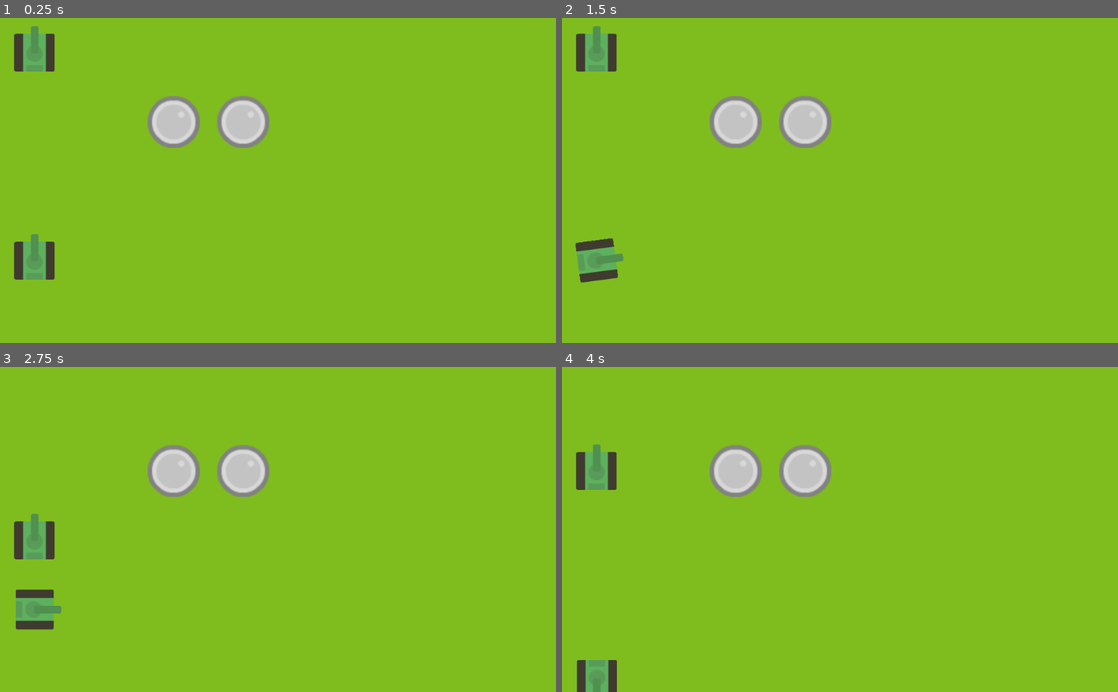
Above: before the commit, frames 1-4 (two rows, left to right).
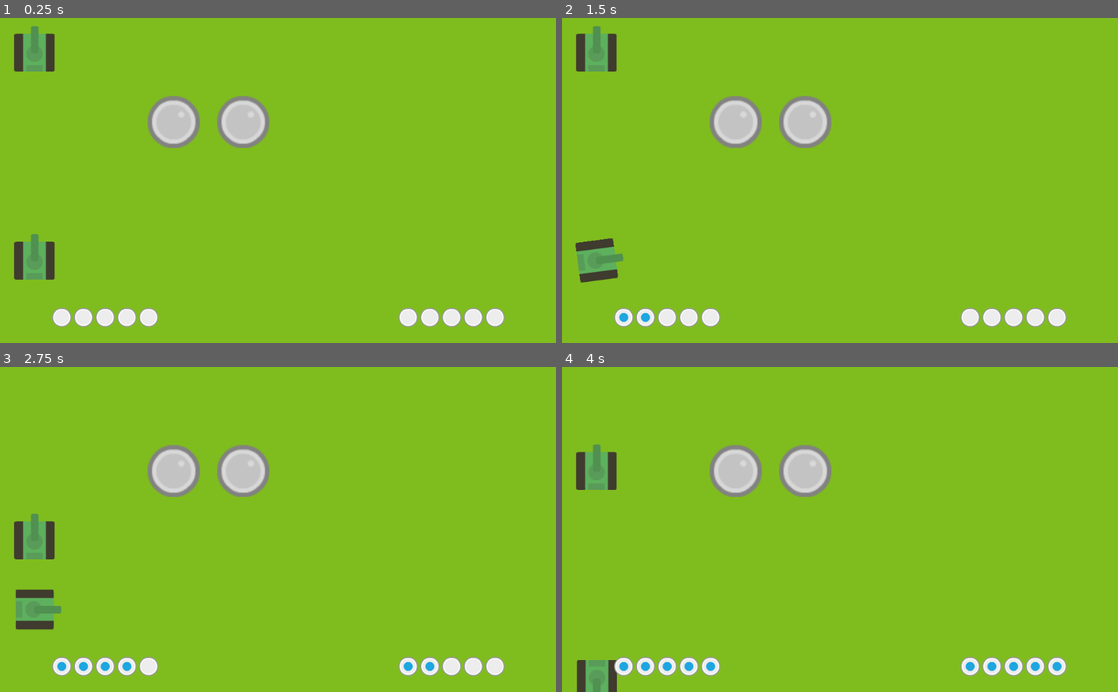
Above: after the commit, the same moments.

Repository: lendroit/tanktank
Game: Godot game, scene res://World.tscn
Same seed, same stepped clock (60 frames per second), same inputs: the game is played once before the commit and once after it.
Inputs:
- Up to frame 1 (0.25 s): no input
- Up to frame 2 (1.5 s): tap Enter (end_turn_p1) at 0.5 s; hold Right (rotate_right_p1) 0.53-1.28 s; hold Enter (end_turn_p1) 0.53-1.28 s; tap E (end_turn_p2) at 0.8, 1.35 s; tap Space (shoot_p1) at 1.25 s; hold Down (move_backward_p1) from 1.28 s (still down)
- Up to frame 3 (2.75 s): tap S (move_backward_p2) at 1.55 s; release Down (move_backward_p1) at 2.03 s; hold Right (rotate_right_p1) from 2.03 s (still down); hold S (move_backward_p2) from 2.03 s (still down); tap Up (move_frontward_p1) at 2.3 s
- Up to frame 4 (4 s): release S (move_backward_p2) at 2.78 s; tap Up (move_frontward_p1) at 2.85 s; tap Z (move_frontward_p2) at 3.05 s; release Right (rotate_right_p1) at 3.53 s; hold Left (rotate_left_p1) from 3.53 s (still down); hold Z (move_frontward_p2) from 3.53 s (still down); tap Q (rotate_left_p2) at 3.8 s

The runs differ from the first frame. In frame 1, 1.7% of the frame differs, in the area x 9-91%, y 89-96%; in frame 2, 1.7%; in frame 3, 1.7%; in frame 4, 1.7%.

Commit message:
feature: add simple UI

Diff:
--- a/Grid.gd
+++ b/Grid.gd
@@ -1,5 +1,7 @@
 extends TileMap
 class_name Grid
+
+signal execute_actions
 
 const HEIGHT = 5
 const WIDTH = 8
@@ -120,6 +122,7 @@
 	number_of_remaining_actions_to_execute_this_turn = 5
 	player_1_ready = false
 	player_2_ready = false
+	emit_signal("execute_actions")
 	timer.start()
 
 
--- a/Tank/Tank.tscn
+++ b/Tank/Tank.tscn
@@ -4,9 +4,6 @@
 [ext_resource path="res://Tank/Assets/barrelGreen.png" type="Texture" id=2]
 [ext_resource path="res://Tank/Tank.gd" type="Script" id=3]
 [ext_resource path="res://Laser/Laser.tscn" type="PackedScene" id=4]
-
-
-
 
 [node name="Tank" type="Node2D"]
 script = ExtResource( 3 )
--- a/Tank/Tank1Input.gd
+++ b/Tank/Tank1Input.gd
@@ -1,4 +1,6 @@
 extends Node2D
+
+signal add_action
 
 onready var parent = get_parent()
 
@@ -7,16 +9,22 @@
 		return
 
 	if event.is_action_pressed("rotate_right_p1"):
-		parent.actions_queue.append(parent.Actions.ROTATE_RIGHT)
+		add_action(parent.Actions.ROTATE_RIGHT)
 
 	if event.is_action_pressed("rotate_left_p1"):
-		parent.actions_queue.append(parent.Actions.ROTATE_LEFT)
+		add_action(parent.Actions.ROTATE_LEFT)
 
 	if event.is_action_pressed("move_frontward_p1"):
-		parent.actions_queue.append(parent.Actions.MOVE_FRONTWARD)
+		add_action(parent.Actions.MOVE_FRONTWARD)
 
 	if event.is_action_pressed("move_backward_p1"):
-		parent.actions_queue.append(parent.Actions.MOVE_BACKWARD)
+		add_action(parent.Actions.MOVE_BACKWARD)
 
 	if event.is_action_pressed("shoot_p1"):
-		parent.actions_queue.append(parent.Actions.SHOOT)
+		add_action(parent.Actions.SHOOT)
+
+
+func add_action(action):
+	# TODO this will still add an action while executing them
+	parent.actions_queue.append(action)
+	emit_signal("add_action")
--- a/Tank/Tank2Input.gd
+++ b/Tank/Tank2Input.gd
@@ -1,4 +1,6 @@
 extends Node2D
+
+signal add_action
 
 onready var parent = get_parent()
 
@@ -7,16 +9,20 @@
 		return
 
 	if event.is_action_pressed("rotate_right_p2"):
-		parent.actions_queue.append(parent.Actions.ROTATE_RIGHT)
+		add_action(parent.Actions.ROTATE_RIGHT)
 
 	if event.is_action_pressed("rotate_left_p2"):
-		parent.actions_queue.append(parent.Actions.ROTATE_LEFT)
+		add_action(parent.Actions.ROTATE_LEFT)
 
 	if event.is_action_pressed("move_frontward_p2"):
-		parent.actions_queue.append(parent.Actions.MOVE_FRONTWARD)
+		add_action(parent.Actions.MOVE_FRONTWARD)
 
 	if event.is_action_pressed("move_backward_p2"):
-		parent.actions_queue.append(parent.Actions.MOVE_BACKWARD)
+		add_action(parent.Actions.MOVE_BACKWARD)
 
 	if event.is_action_pressed("shoot_p2"):
-		parent.actions_queue.append(parent.Actions.SHOOT)
+		add_action(parent.Actions.SHOOT)
+
+func add_action(action):
+	parent.actions_queue.append(action)
+	emit_signal("add_action")
--- /dev/null
+++ b/UI/ActionIndicator.gd
@@ -0,0 +1,16 @@
+extends TextureRect
+
+var active_texture = preload("res://UI/blue_boxTick.png")
+var inactive_texture = preload("res://UI/grey_circle.png")
+
+var is_active = false
+
+# TODO needs a P1/P2 color mode
+
+func enable():
+	self.texture = active_texture
+	is_active = true
+
+func disable():
+	self.texture = inactive_texture
+	is_active = false
--- /dev/null
+++ b/UI/ActionIndicator.tscn
@@ -0,0 +1,13 @@
+[gd_scene load_steps=3 format=2]
+
+[ext_resource path="res://UI/grey_circle.png" type="Texture" id=1]
+[ext_resource path="res://UI/ActionIndicator.gd" type="Script" id=2]
+
+[node name="ActionIndicator" type="TextureRect"]
+margin_right = 36.0
+margin_bottom = 36.0
+texture = ExtResource( 1 )
+script = ExtResource( 2 )
+__meta__ = {
+"_edit_use_anchors_": false
+}
--- /dev/null
+++ b/UI/ActionIndicatorContainer.gd
@@ -0,0 +1,11 @@
+extends HBoxContainer
+
+func add_action():
+	for action_indicator in get_children():
+		if !action_indicator.is_active:
+			action_indicator.enable()
+			return
+
+func clear_actions():
+	for action_indicator in get_children():
+		action_indicator.disable()
--- /dev/null
+++ b/UI/ActionIndicatorContainer.tscn
@@ -0,0 +1,31 @@
+[gd_scene load_steps=3 format=2]
+
+[ext_resource path="res://UI/ActionIndicatorContainer.gd" type="Script" id=1]
+[ext_resource path="res://UI/ActionIndicator.tscn" type="PackedScene" id=3]
+
+[node name="P2ActionIndicator" type="HBoxContainer"]
+margin_left = 638.0
+margin_right = 834.0
+margin_bottom = 36.0
+script = ExtResource( 1 )
+__meta__ = {
+"_edit_use_anchors_": false
+}
+
+[node name="1" parent="." instance=ExtResource( 3 )]
+
+[node name="2" parent="." instance=ExtResource( 3 )]
+margin_left = 40.0
+margin_right = 76.0
+
+[node name="3" parent="." instance=ExtResource( 3 )]
+margin_left = 80.0
+margin_right = 116.0
+
+[node name="4" parent="." instance=ExtResource( 3 )]
+margin_left = 120.0
+margin_right = 156.0
+
+[node name="5" parent="." instance=ExtResource( 3 )]
+margin_left = 160.0
+margin_right = 196.0
--- /dev/null
+++ b/UI/GUI.gd
@@ -0,0 +1,14 @@
+extends MarginContainer
+
+onready var p1_action_indicator_container = $Container/P1ActionIndicator
+onready var p2_action_indicator_container = $Container/P2ActionIndicator
+
+func clear_actions():
+	p1_action_indicator_container.clear_actions()
+	p2_action_indicator_container.clear_actions()
+
+func add_p2_action():
+	p2_action_indicator_container.add_action()
+
+func add_p1_action():
+	p1_action_indicator_container.add_action()
--- /dev/null
+++ b/UI/GUI.tscn
@@ -0,0 +1,32 @@
+[gd_scene load_steps=3 format=2]
+
+[ext_resource path="res://UI/ActionIndicatorContainer.tscn" type="PackedScene" id=1]
+[ext_resource path="res://UI/GUI.gd" type="Script" id=2]
+
+[node name="GUI" type="MarginContainer"]
+anchor_top = 1.0
+anchor_right = 1.0
+anchor_bottom = 1.0
+margin_left = 96.0
+margin_top = -65.0
+margin_right = -94.0
+script = ExtResource( 2 )
+__meta__ = {
+"_edit_use_anchors_": false
+}
+
+[node name="Container" type="HBoxContainer" parent="."]
+margin_right = 834.0
+margin_bottom = 36.0
+size_flags_horizontal = 3
+size_flags_vertical = 0
+__meta__ = {
+"_edit_use_anchors_": false
+}
+
+[node name="P1ActionIndicator" parent="Container" instance=ExtResource( 1 )]
+margin_left = 0.0
+margin_right = 634.0
+size_flags_horizontal = 3
+
+[node name="P2ActionIndicator" parent="Container" instance=ExtResource( 1 )]
--- /dev/null
+++ b/World.gd
@@ -0,0 +1,20 @@
+extends Node
+
+
+# Declare member variables here. Examples:
+# var a = 2
+# var b = "text"
+
+onready var tank1 = $World/Grid/Tank1/Script
+onready var tank2 = $World/Grid/Tank2/Script
+onready var grid = $World/Grid
+
+# Called when the node enters the scene tree for the first time.
+func _ready():
+	tank1.connect("add_action", $GUI, "add_p1_action")
+	tank2.connect("add_action", $GUI, "add_p2_action")
+	grid.connect("execute_actions", $GUI, "clear_actions")
+
+# Called every frame. 'delta' is the elapsed time since the previous frame.
+#func _process(delta):
+#	pass
--- a/World.tscn
+++ b/World.tscn
@@ -1,8 +1,10 @@
-[gd_scene load_steps=6 format=2]
+[gd_scene load_steps=8 format=2]
 
 [ext_resource path="res://Barrel/Barrel.tscn" type="PackedScene" id=1]
 [ext_resource path="res://Grid.gd" type="Script" id=2]
 [ext_resource path="res://grass.png" type="Texture" id=3]
+[ext_resource path="res://UI/GUI.tscn" type="PackedScene" id=4]
+[ext_resource path="res://World.gd" type="Script" id=5]
 
 [sub_resource type="TileSet" id=1]
 0/name = "grass.png 0"
@@ -24,10 +26,13 @@
 background_mode = 4
 glow_enabled = true
 
-[node name="World" type="Node2D"]
+[node name="Game" type="Node"]
+script = ExtResource( 5 )
+
+[node name="World" type="Node2D" parent="."]
 position = Vector2( 64, 64 )
 
-[node name="Grid" type="TileMap" parent="."]
+[node name="Grid" type="TileMap" parent="World"]
 tile_set = SubResource( 1 )
 cell_size = Vector2( 128, 128 )
 cell_quadrant_size = 128
@@ -36,16 +41,18 @@
 tile_data = PoolIntArray( 0, 0, 0, 1, 0, 0, 2, 0, 0, 3, 0, 0, 4, 0, 0, 5, 0, 0, 6, 0, 0, 7, 0, 0, 65536, 0, 0, 65537, 0 …(531 unchanged characters)…
 script = ExtResource( 2 )
 
-[node name="Barrel" parent="Grid" instance=ExtResource( 1 )]
+[node name="Barrel" parent="World/Grid" instance=ExtResource( 1 )]
 position = Vector2( 256, 128 )
 
-[node name="Barrel2" parent="Grid" instance=ExtResource( 1 )]
+[node name="Barrel2" parent="World/Grid" instance=ExtResource( 1 )]
 position = Vector2( 384, 128 )
 
-[node name="ActionExecutionTimer" type="Timer" parent="Grid"]
+[node name="ActionExecutionTimer" type="Timer" parent="World/Grid"]
 wait_time = 0.5
 one_shot = true
 
-[node name="WorldEnvironment" type="WorldEnvironment" parent="."]
+[node name="WorldEnvironment" type="WorldEnvironment" parent="World"]
 environment = SubResource( 2 )
-[connection signal="timeout" from="Grid/ActionExecutionTimer" to="Grid" method="_on_ActionExecutionTimer_timeout"]
+
+[node name="GUI" parent="." instance=ExtResource( 4 )]
+[connection signal="timeout" from="World/Grid/ActionExecutionTimer" to="World/Grid" method="_on_ActionExecutionTimer_timeout"]
Binary file added: UI/blue_boxTick.png
Not shown, added: UI/blue_boxTick.png.import
Binary file added: UI/green_boxTick.png
Not shown, added: UI/green_boxTick.png.import
Binary file added: UI/grey_circle.png
Not shown, added: UI/grey_circle.png.import
